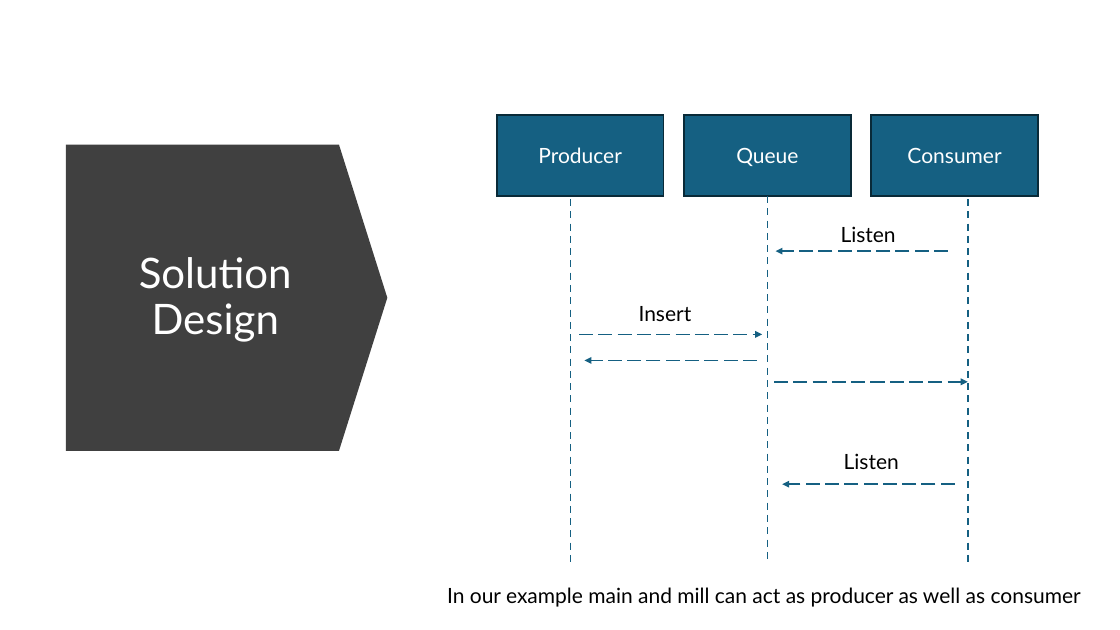
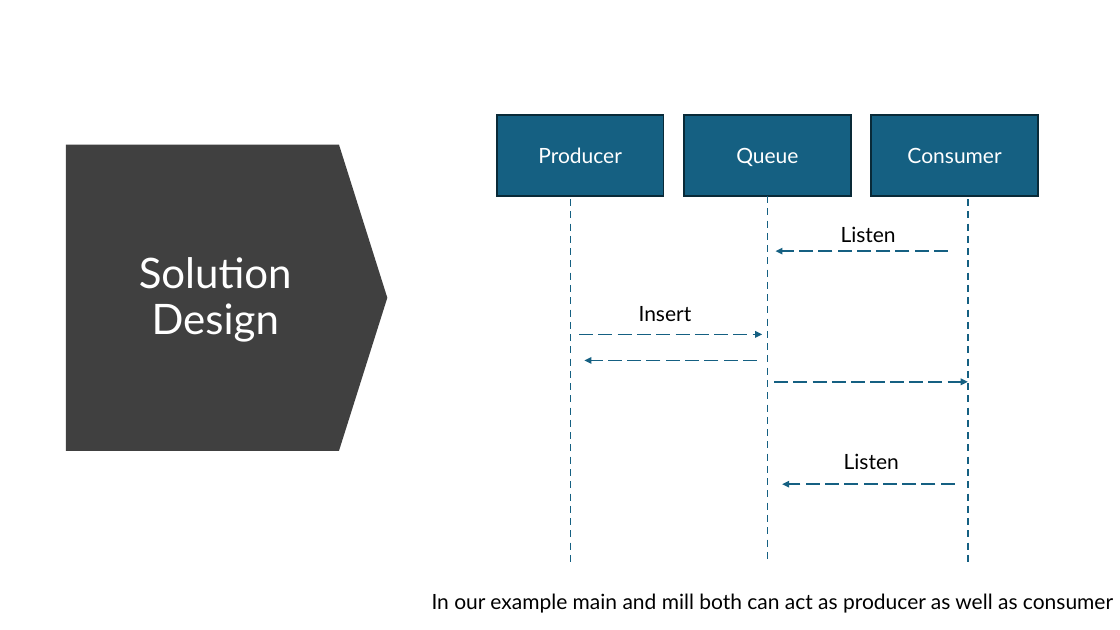
Before and after one commit to pankajkhara/advansys, a slide deck: slide 5 of docs/Assignment.pptx. Drawn at 1120x630 pixels with LibreOffice and Linux fonts; fonts in the diff are those of the drawing. Boxes give left, top, right and bottom in pixels: in the first picture for what was removed or moved away, otherwise in the second. Text is boxed around its words. In the diff, an @@ line names an element or a change of style, - is before the commit and + after.

```diff
--- a/docs/Assignment.pptx
+++ b/docs/Assignment.pptx
@@ text at box(432, 593, 1113, 613): text changed @@
-In our example main and mill can act as producer as well as consumer
+In our example main and mill both can act as producer as well as consumer
```
Also in this commit, not shown: 4 other slides changed, 2 slides added, 3 other files.
